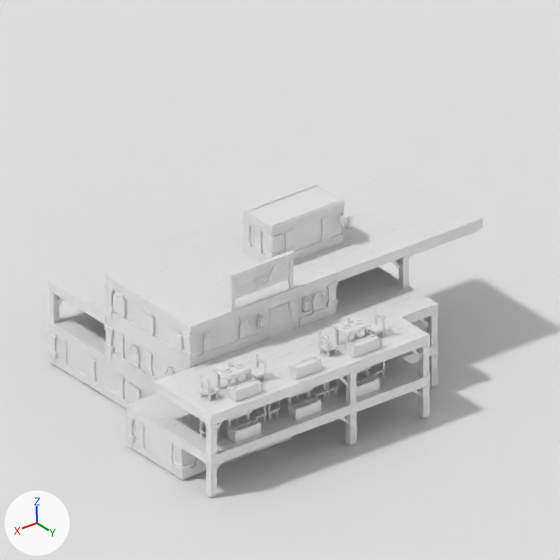
Two versions of the Blender file src/DeepFrontier/Art/Source/Restaurant-Game.blend, one commit apart.
Both versions are drawn from the file's camera 'Camera'. The lights are fixed; the arrows at lower left show +X, +Y and +Z. The picture after the commit comes second. Materials are left out; every surface is plain grey.

Before the edit, the objects in view are built like this:
```python
ob_plane = bpy.data.objects.new('Plane', me_plane)
ob_plane.location = (0.0, 0.0, -0.04)
ob_restaurant_architecture = bpy.data.objects.new('Restaurant.Architecture', me_restaurant_architecture)
ob_restaurant_architecture.parent = ob_industrialgridorigin
ob_restaurant_architecture.location = (0.0, 0.0, 0.0)
ob_restaurant_carvedsign = bpy.data.objects.new('#Restaurant.CarvedSign', me_restaurant_carvedsign)
ob_restaurant_carvedsign.parent = ob_industrialgridorigin
ob_restaurant_carvedsign.location = (-3.8, -2.93, 3.74)
ob_restaurant_carvedsign.rotation_euler = (0.0, -0.012, 0.0)  # degrees (0, -0.7, 0)
ob_restaurant_door_upperdoor = bpy.data.objects.new('Restaurant.Door.UpperDoor', me_restaurant_door_upperdoor)
ob_restaurant_door_upperdoor.parent = ob_industrialgridorigin
ob_restaurant_door_upperdoor.location = (0.0, 0.0, 0.0)
```
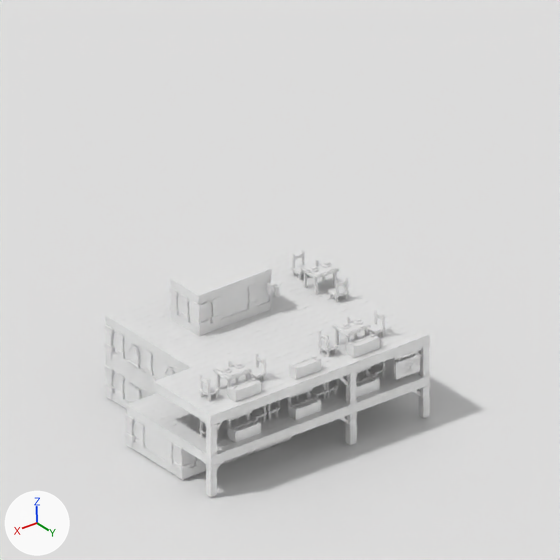
Changed parts and their boxes [x1, y1, x2, y2] in the pictures (560 x 560 px; the box of a moved part takes in the faces that stretch with it):
'Restaurant.Architecture', reshaped (25% narrower, 25% shorter): before [47, 166, 483, 497]; after [104, 248, 430, 497]
'Restaurant.Door.UpperDoor', deleted: before [262, 298, 299, 339]
part 1 of me_restaurant_architecture, moved or reshaped: before [49, 336, 56, 352]; after [106, 371, 113, 387]
part 2 of me_restaurant_architecture, moved or reshaped: before [87, 372, 96, 381]; after [104, 383, 115, 393]
part 3 of me_restaurant_architecture, moved or reshaped: before [104, 302, 114, 311]; after [104, 365, 115, 375]
part 4 of me_restaurant_architecture, deleted: before [47, 166, 483, 396]
part 5 of me_restaurant_architecture, cut back: before [48, 280, 432, 409]; after [105, 248, 422, 409]
part 6 of me_restaurant_carvedsign, added: after [397, 368, 419, 379]
part 7 of me_restaurant_carvedsign, added: after [397, 363, 419, 375]
part 8 of me_restaurant_carvedsign, added: after [397, 359, 419, 371]
part 9 of me_restaurant_carvedsign, added: after [395, 354, 419, 366]
part 10 of me_restaurant_carvedsign, added: after [394, 361, 397, 379]
part 11 of me_restaurant_carvedsign, deleted: before [235, 275, 288, 298]
part 12 of me_restaurant_carvedsign, deleted: before [236, 269, 288, 293]
part 13 of me_restaurant_carvedsign, deleted: before [236, 259, 289, 288]

Diff of the bpy script that builds the scene:
```diff
--- a/src/DeepFrontier/Art/Source/Restaurant-Game.blend.py
+++ b/src/DeepFrontier/Art/Source/Restaurant-Game.blend.py
@@ me_restaurant_architecture @@
 # used by ob_restaurant_architecture; parent = ob_industrialgridorigin; location = (0.0, 0.0, 0.0)
-me_restaurant_architecture.from_pydata(...)  # 11460 vertices, 5962 faces; spans x -9.8..-0.77, y -7.87..-0.85, z 0.0..4.03
+me_restaurant_architecture.from_pydata(...)  # 7713 vertices, 3932 faces; spans x -6.83..-0.77, y -5.87..-0.85, z 0.0..3.0
+# me_restaurant_architecture part 1: the loose piece of 8 vertices spanning x -2.0..-1.8, y -7.84..-7.64, z 0.2..0.72 is moved by (0.0, 2.0, 0.0)
+# me_restaurant_architecture part 2: the loose piece of 8 vertices spanning x -2.08..-1.8, y -6.48..-6.22, z 0.22..0.34 is moved by (0.04, 0.64, 0.0)
+# me_restaurant_architecture part 3: the loose piece of 8 vertices spanning x -2.03..-1.77, y -5.85..-5.57, z 2.22..2.34 is moved by (0.0, 0.0, -1.56)
+# me_restaurant_architecture part 4: 1269 loose pieces with 7280 vertices, spanning x -9.8..-1.77, y -7.87..-1.85, z 0.0..4.03, are deleted
+# me_restaurant_architecture part 5: 2 vertices moved within x -1.82, y -5.85, z 1.99..2.0; 147 vertices removed from x -7.8..-1.8, y -7.85..-1.85, z 0.0..2.2; 3624 vertices added at x -6.82..-1.8, y -5.87..-0.91, z 0.0..3.0
+# other edits to the shape of me_restaurant_architecture do not show in these pictures
@@ me_restaurant_carvedsign @@
 # used by ob_restaurant_carvedsign; parent = ob_industrialgridorigin; location = (-3.8, -2.93, 3.74); rotation_euler = (0.0, -0.012, 0.0), in degrees (0, -0.7, 0)
-me_restaurant_carvedsign.from_pydata(...)  # 144 vertices, 107 faces; spans x -0.745..0.745, y -0.045..0.073, z -0.483..0.047
+me_restaurant_carvedsign.from_pydata(...)  # 160 vertices, 118 faces; spans x -0.33..0.33, y -0.045..0.062, z -0.46..0.0
+# me_restaurant_carvedsign part 6: a new loose piece, a box spanning x -0.3..0.3, y -0.045..0.045, z -0.46..-0.36
+# me_restaurant_carvedsign part 7: a new loose piece, a box spanning x -0.3..0.3, y -0.045..0.045, z -0.355..-0.255
+# me_restaurant_carvedsign part 8: a new loose piece, a box spanning x -0.3..0.3, y -0.045..0.045, z -0.25..-0.15
+# me_restaurant_carvedsign part 9: a new loose piece, a box spanning x -0.3..0.3, y -0.045..0.045, z -0.145..-0.045
+# me_restaurant_carvedsign part 10: a new loose piece, a box spanning x 0.27..0.33, y -0.04..0.04, z -0.452..-0.053
+# me_restaurant_carvedsign part 11: the loose piece of 8 vertices spanning x -0.71..0.71, y -0.045..0.045, z -0.483..-0.358 is deleted
+# me_restaurant_carvedsign part 12: the loose piece of 8 vertices spanning x -0.71..0.71, y -0.045..0.045, z -0.352..-0.227 is deleted
+# me_restaurant_carvedsign part 13: 16 vertices removed from x -0.71..0.71, y -0.045..0.045, z -0.223..0.033
+# other edits to the shape of me_restaurant_carvedsign do not show in these pictures
@@ ob_restaurant_door_upperdoor @@
-ob_restaurant_door_upperdoor = bpy.data.objects.new('Restaurant.Door.UpperDoor', me_restaurant_door_upperdoor)
-ob_restaurant_door_upperdoor.parent = ob_industrialgridorigin
-ob_restaurant_door_upperdoor.location = (0.0, 0.0, 0.0)
```
